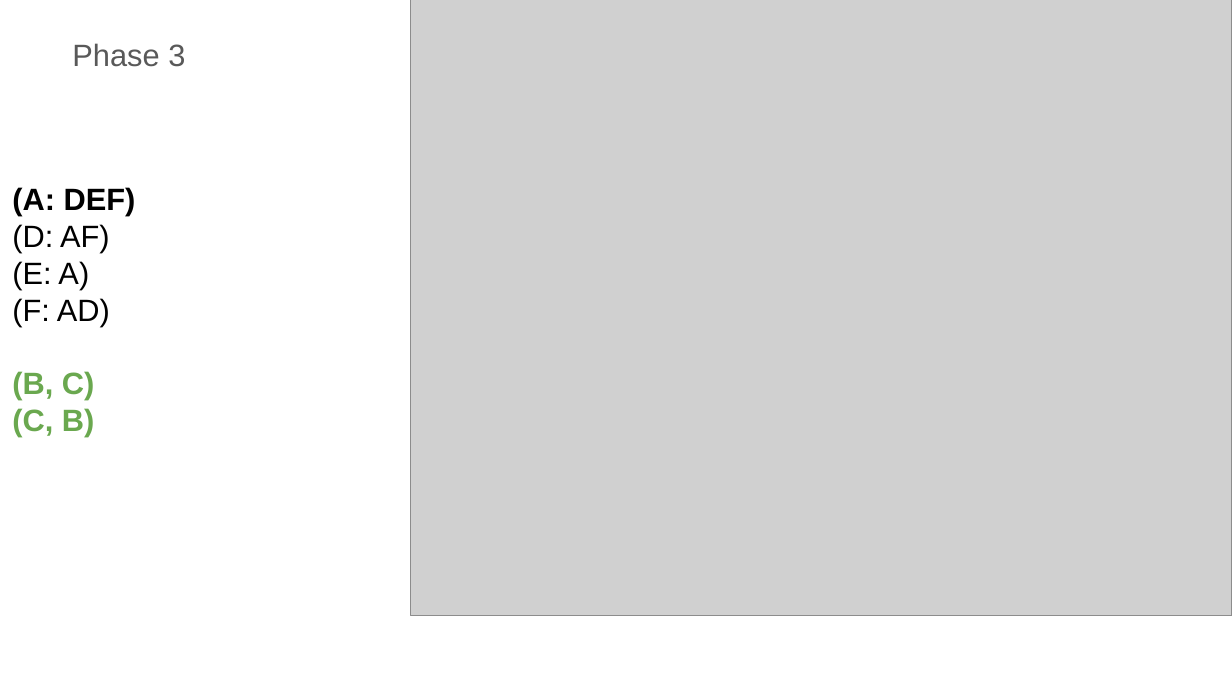
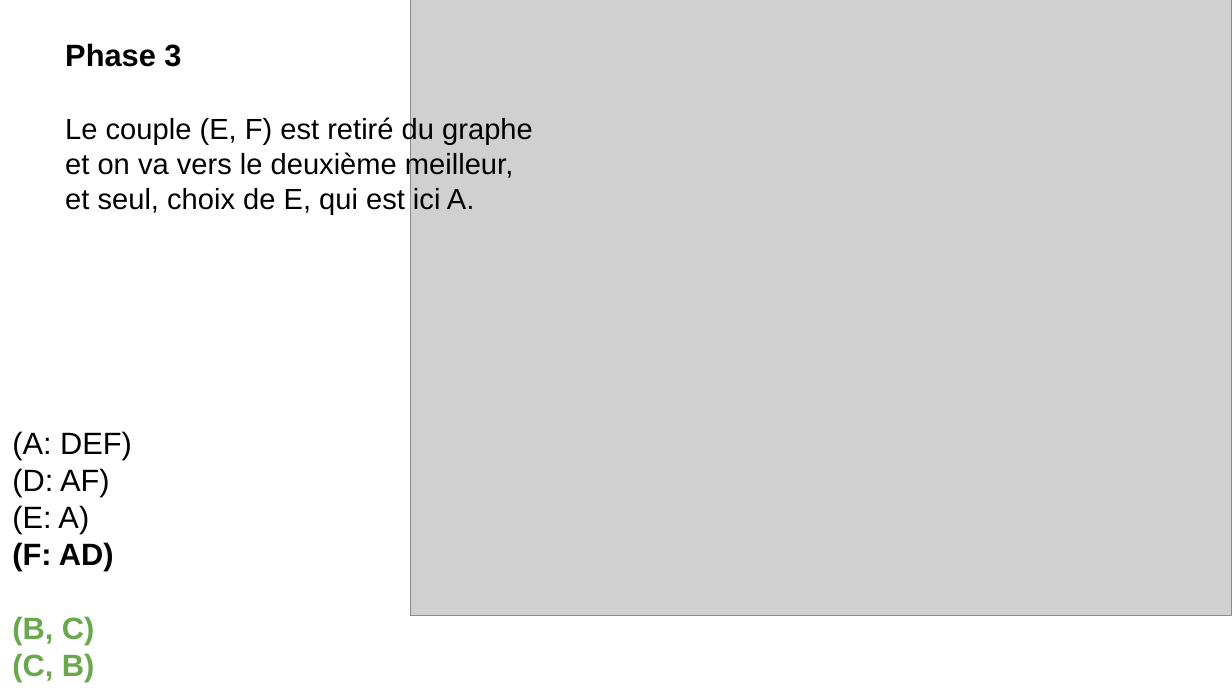
Before and after one commit to karimizerx/stable.roommates.problem, a slide deck: slide 44 of annexe.pptx (slide 42 before the commit). Drawn at 1232x693 pixels with LibreOffice and Linux fonts; fonts in the diff are those of the drawing; grey boxes stand for pictures. Boxes give left, top, right and bottom in pixels: in the first picture for what was removed or moved away, otherwise in the second. Text is boxed around its words. In the diff, an @@ line names an element or a change of style, - is before the commit and + after.

```diff
--- a/annexe.pptx
+++ b/annexe.pptx
@@ text added at [65,43,533,214], 17 pt, text #000000 @@
+Phase 3
+Le couple (E, F) est retiré du graphe et on va vers le deuxième meilleur, et seul, choix de E, qui est ici A.
@@ text removed at [72,43,185,67] @@
-Phase 3
@@ text "(A: DEF)": place and size @@
-text "(A: DEF)" at [12,187,136,437]
+text "(A: DEF)" at [12,431,132,682]
@@ text at [12,431,132,571]: bold off in "(A: DEF)"; bold on in "(F: AD)" @@
```
Also in this commit, not shown: 40 other slides changed, 8 slides added, 5 slides removed, 1 other file.
